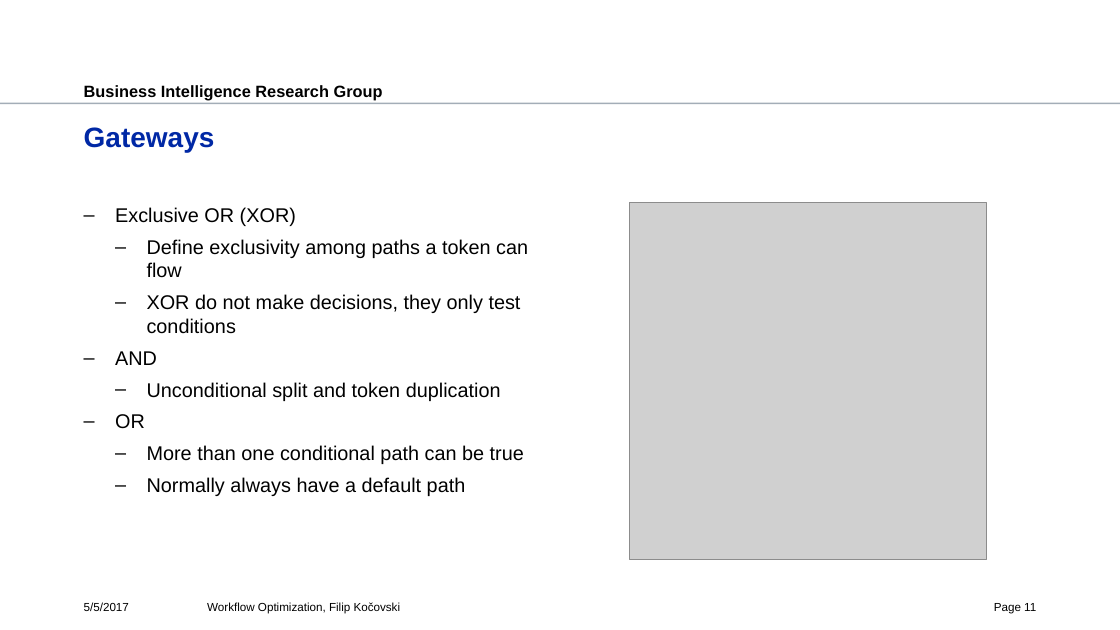
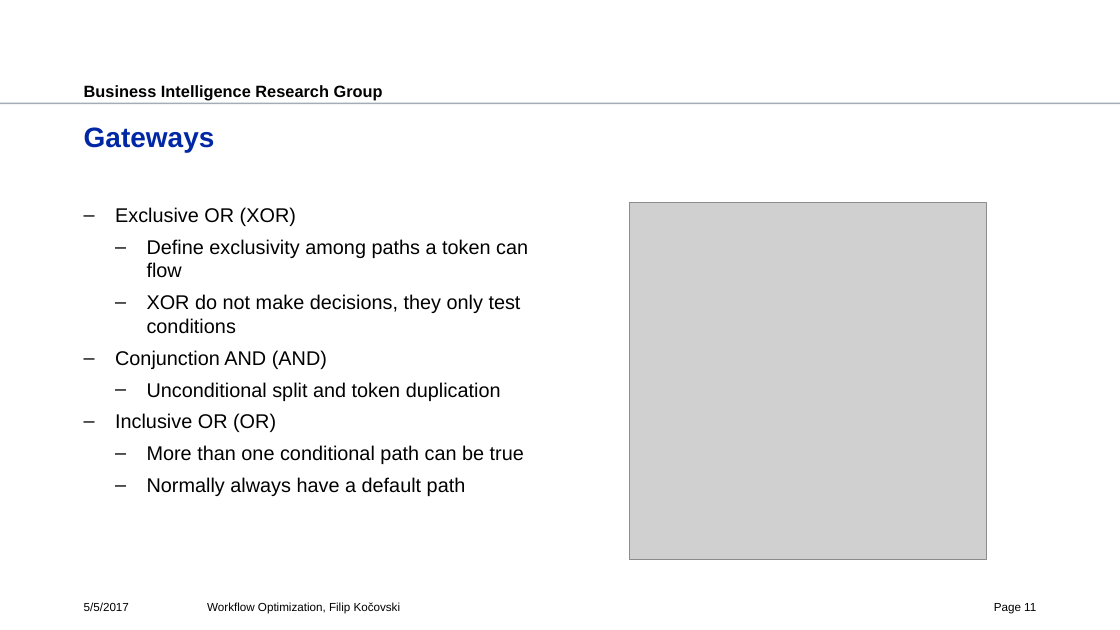
Before and after one commit to fkocovski/mt_presentation, a slide deck: slide 11 of Workflow Optimization.pptx. Drawn at 1120x630 pixels with LibreOffice and Linux fonts; fonts in the diff are those of the drawing; grey boxes stand for pictures; background and template pictures are left out. Boxes give left, top, right and bottom in pixels: in the first picture for what was removed or moved away, otherwise in the second. Text is boxed around its words. In the diff, an @@ line names an element or a change of style, - is before the commit and + after.

```diff
--- a/Workflow Optimization.pptx
+++ b/Workflow Optimization.pptx
@@ text at (115,350,327,369): text changed @@
-– AND
+– Conjunction AND (AND)
@@ text at (115,413,276,432): text changed @@
-– OR
+– Inclusive OR (OR)
```
Also in this commit, not shown: 3 other slides changed, 1 slide added.
